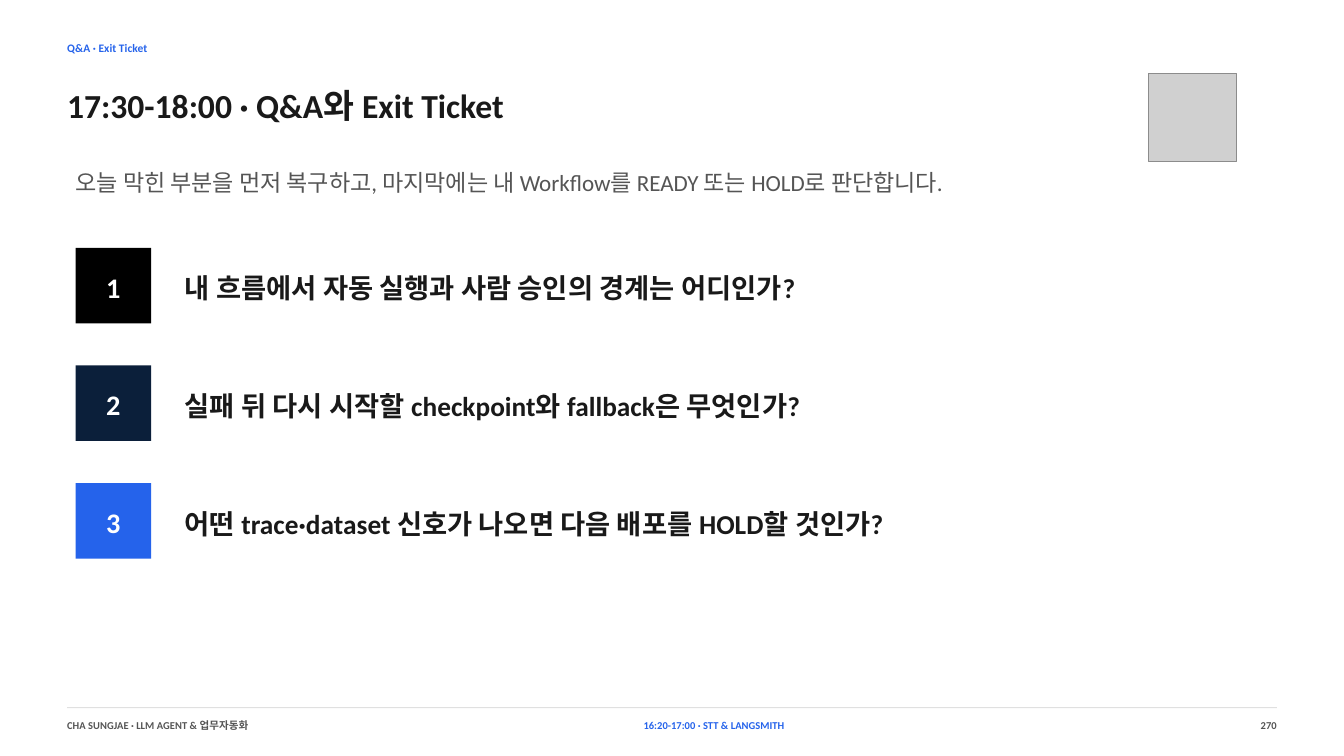
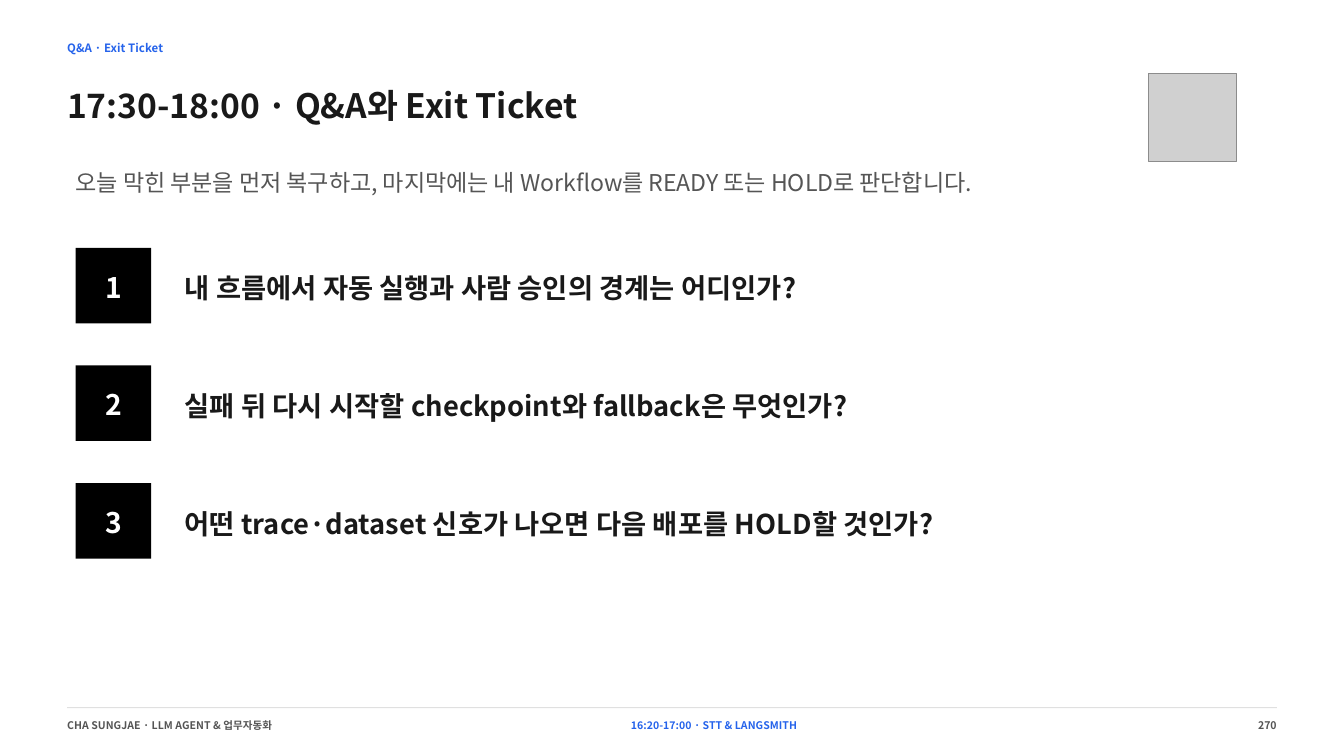
Before and after one commit to smilesjcha/llm-agent-and-workflow-automation, a slide deck: slide 270 of slides/IPA_LLM_Agent_업무자동화_Day1_2026-08-23_MUSINSA_PARTS_270p.pptx. Drawn at 1344x756 pixels with LibreOffice and Linux fonts; fonts in the diff are those of the drawing; grey boxes stand for pictures. Boxes give left, top, right and bottom in pixels: in the first picture for what was removed or moved away, otherwise in the second. Text is boxed around its words. In the diff, an @@ line names an element or a change of style, - is before the commit and + after.

```diff
--- a/slides/IPA_LLM_Agent_업무자동화_Day1_2026-08-23_MUSINSA_PARTS_270p.pptx
+++ b/slides/IPA_LLM_Agent_업무자동화_Day1_2026-08-23_MUSINSA_PARTS_270p.pptx
@@ rectangle at (x1=76, y1=365, x2=151, y2=441): fill #0B1F3A to #000000 @@
@@ rectangle at (x1=76, y1=483, x2=151, y2=559): fill #2563EB to #000000 @@
@@ font Calibri to Noto Sans CJK KR in 12 elements at (x1=67, y1=43, x2=163, y2=55), (x1=67, y1=90, x2=578, y2=125), (x1=67, y1=720, x2=272, y2=730), (x1=631, y1=721, x2=797, y2=729), (x1=1258, y1=721, x2=1277, y2=729), (x1=76, y1=171, x2=972, y2=195), (x1=105, y1=277, x2=122, y2=298), (x1=185, y1=275, x2=796, y2=301), (x1=105, y1=393, x2=122, y2=415), (x1=185, y1=393, x2=847, y2=422), (x1=105, y1=511, x2=122, y2=534), (x1=185, y1=511, x2=933, y2=537) @@
```
Also in this commit, not shown: 269 other slides changed, 7 other files.
